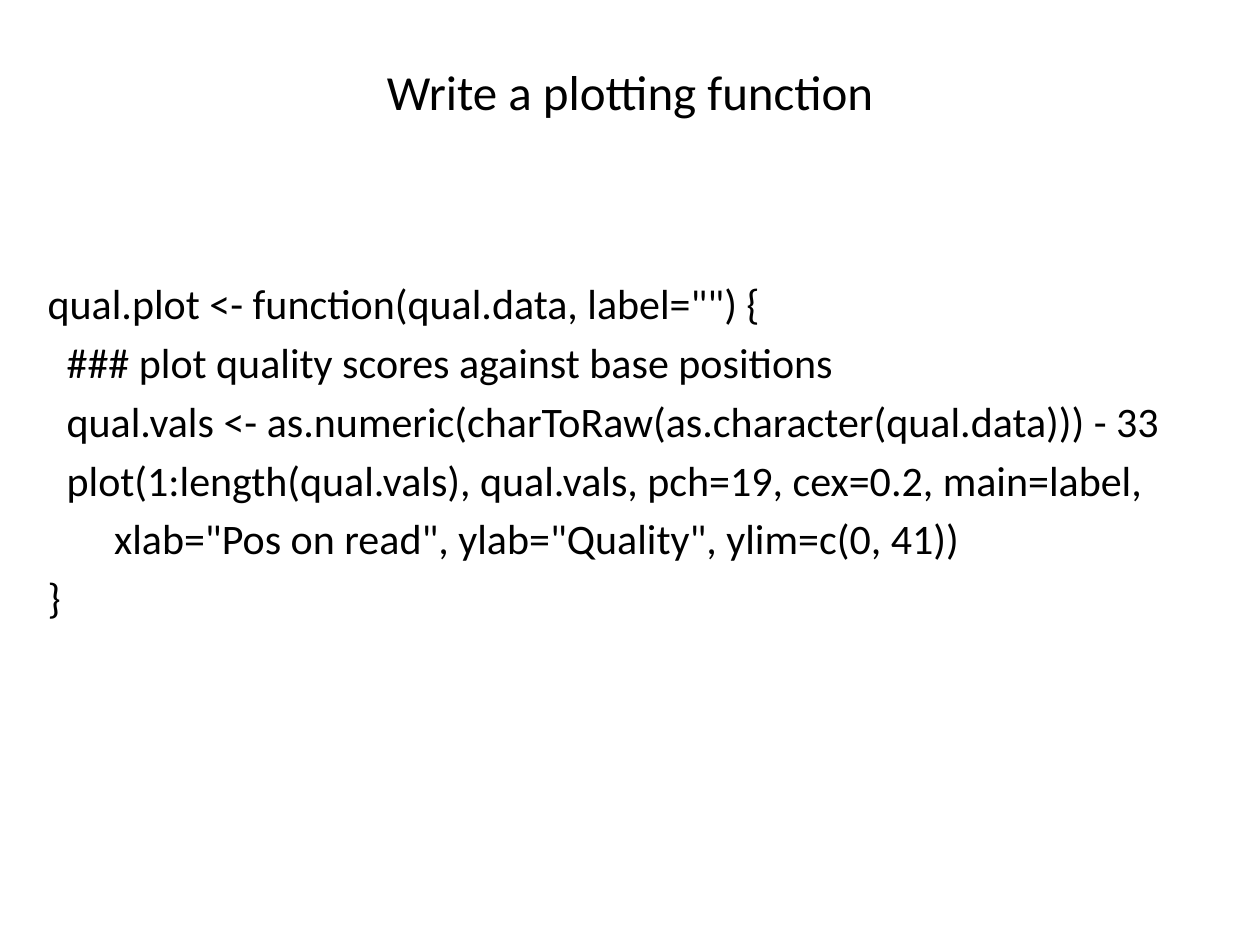
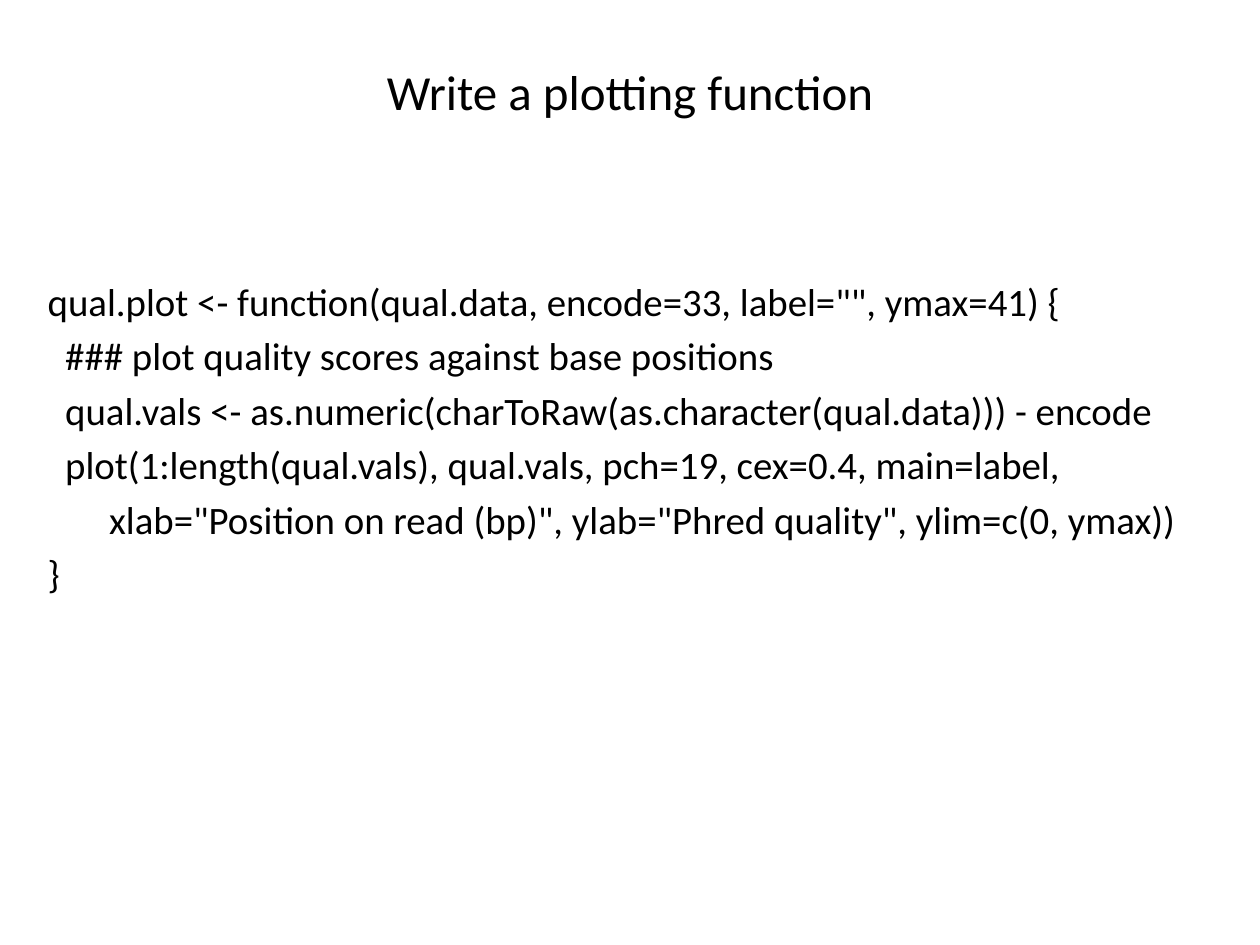
Before and after one commit to liu3zhenlab/teaching, a slide deck: slide 41 of PLPTH813Bioinformatis/2021/labs/lab03_R.pptx (slide 39 before the commit). Drawn at 1260x945 pixels with LibreOffice and Linux fonts; fonts in the diff are those of the drawing. Boxes give left, top, right and bottom in pixels: in the first picture for what was removed or moved away, otherwise in the second. Text is boxed around its words. In the diff, an @@ line names an element or a change of style, - is before the commit and + after.

```diff
--- a/PLPTH813Bioinformatis/2021/labs/lab03_R.pptx
+++ b/PLPTH813Bioinformatis/2021/labs/lab03_R.pptx
@@ text at <box>48,287,1039,323</box>: text changed; size 24 to 22.2 pt @@
-qual.plot <- function(qual.data, label="") {
+qual.plot <- function(qual.data, encode=33, label="", ymax=41) {
@@ text at <box>132,343,774,377</box>: size 24 to 22.2 pt in "### plot quality scores against base positions", "}" @@
@@ text at <box>65,396,1175,541</box>: text changed; size 24 to 22.2 pt @@
-qual.vals <- as.numeric(charToRaw(as.character(qual.data))) - 33
-plot(1:length(qual.vals), qual.vals, pch=19, cex=0.2, main=label,
-xlab="Pos on read", ylab="Quality", ylim=c(0, 41))
+qual.vals <- as.numeric(charToRaw(as.character(qual.data))) - encode
+plot(1:length(qual.vals), qual.vals, pch=19, cex=0.4, main=label,
+xlab="Position on read (bp)", ylab="Phred quality", ylim=c(0, ymax))
```
Also in this commit, not shown: 2 other slides changed, 2 slides added, 1 other file.
